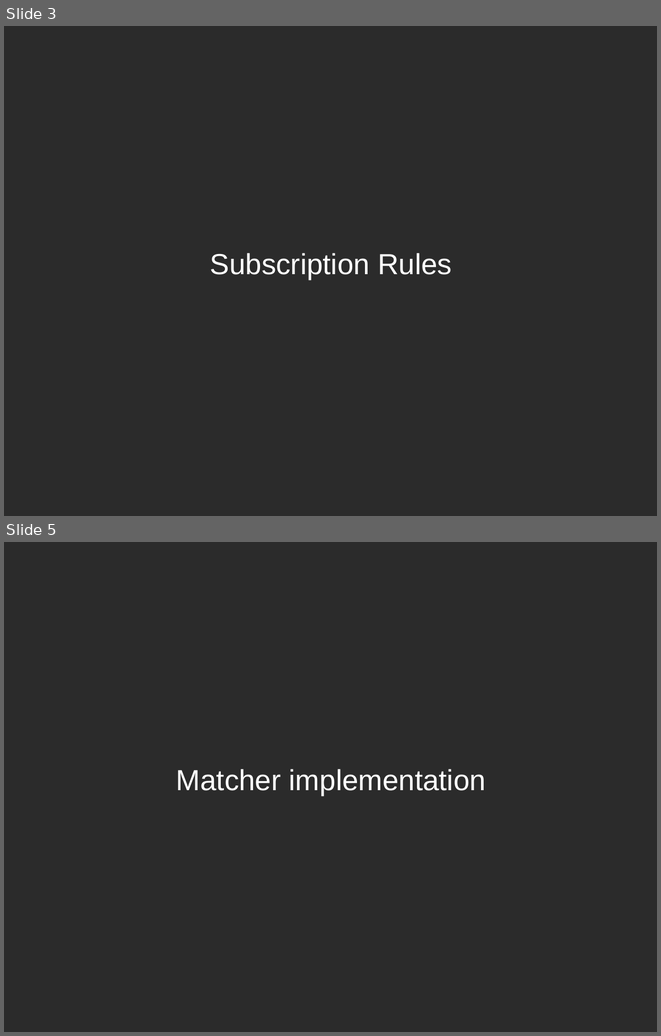
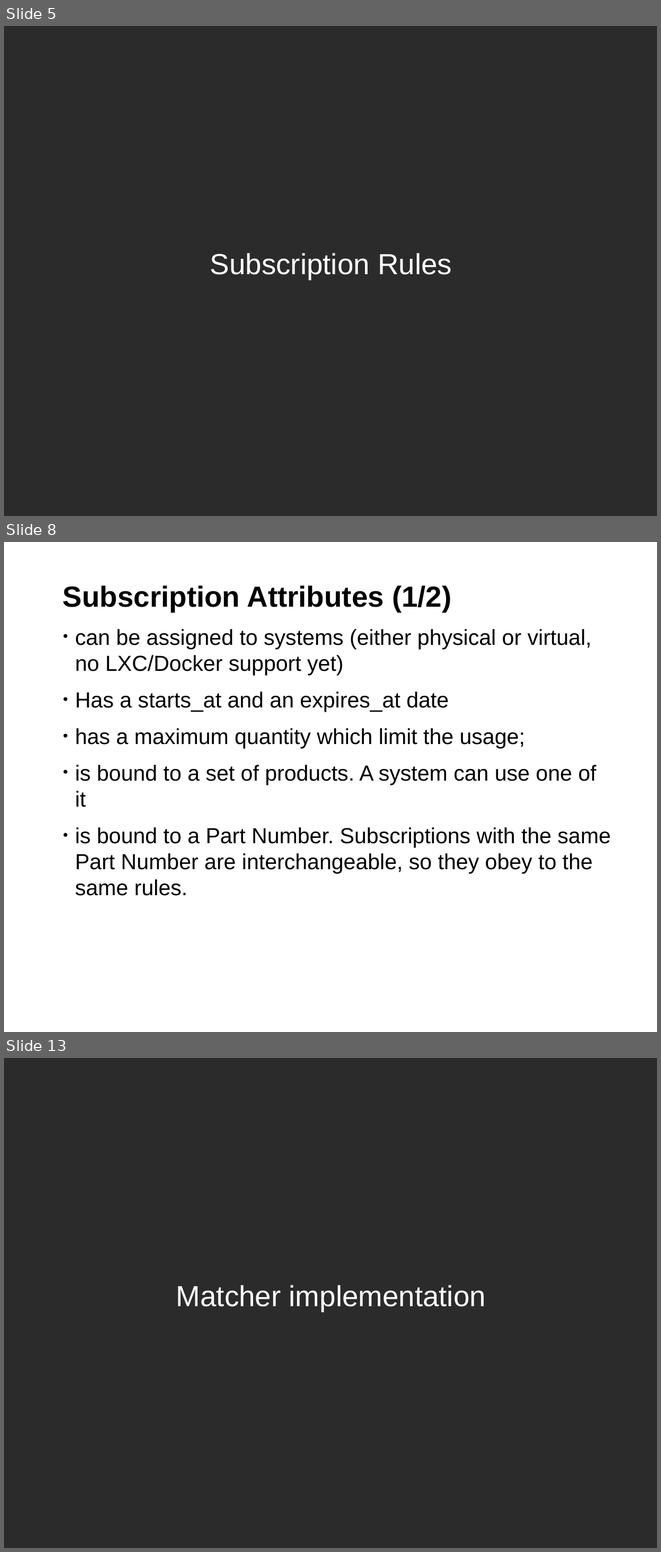
Before and after one commit to hustodemon/subscription-matcher, a slide deck: doc/SubscriptionCounting.odp. Shown one above the other, each under a label of ours: slides 3 and 5 before the commit, slides 5, 8 and 13 after it; the slides between them are not shown. The pictures are 661x1036 and 661x1552 pixels, drawn with LibreOffice and Linux fonts; fonts in the diff are those of the drawing; background and template pictures are left out; a plain dark background stands for a picture behind light text. Boxes give left, top, right and bottom in pixels: in the first picture for what was removed or moved away, otherwise in the second. Text is boxed around its words. In the diff, an @@ line names an element or a change of style, - is before the commit and + after.

Commit message:
update agenda, add introduction and write about Subscription Rules

```diff
--- a/doc/SubscriptionCounting.odp
+++ b/doc/SubscriptionCounting.odp
@@ slide 8 added at bbox=[4, 542, 657, 1032], background #FFFFFF @@
@@ title added at bbox=[63, 585, 452, 612], 32 pt, text #000000, bold @@
+Subscription Attributes (1/2)
@@ text added at bbox=[75, 629, 610, 896], 24 pt, text #000000 @@
+• can be assigned to systems (either physical or virtual, no LXC/Docker support yet)
+• Has a starts_at and an expires_at date
+• has a maximum quantity which limit the usage;
+• is bound to a set of products. A system can use one of it
+• is bound to a Part Number. Subscriptions with the same Part Number are interchangeable, so they obey to the same rules.
@@ page number added at bbox=[4, 1007, 87, 1032], 11 pt, text #FFFFFF @@
+8
@@ what was slide 3 is now slide 5 @@
@@ what was slide 5 is now slide 13 @@
```
Also in this commit, not shown: 1 slide changed, 8 other slides added, 1 slide removed.
